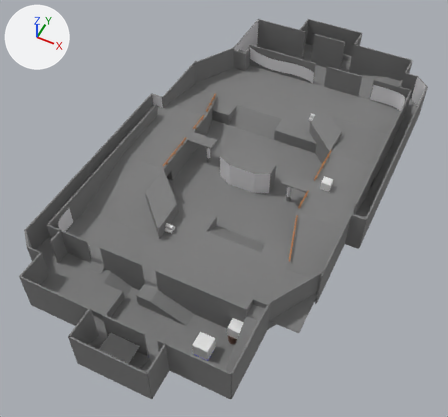
A saved change to the glTF model Assets/World/LevelModules/CanvasMap.glb.
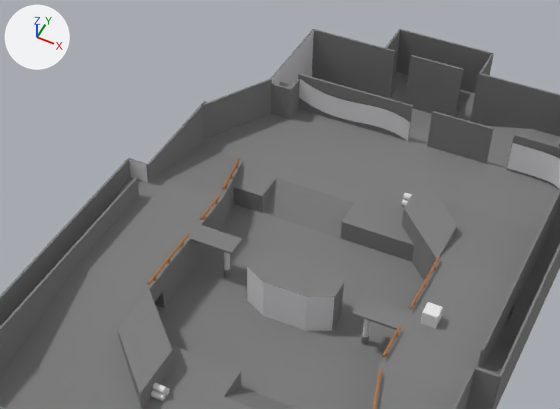
There are two pictures of each version: one whole from a 50 mm lens placed at (26.0, -59.8, 66.5), pointed at (-2.4, -3.0, -4.5), one close up on the part from 17% to 89% of the width and 0% to 57% of the height. The lights are fixed; the arrows at upper left show +X, +Y and +Z. Where no turn or scale is listed for an object, it has been applied to the vertices.
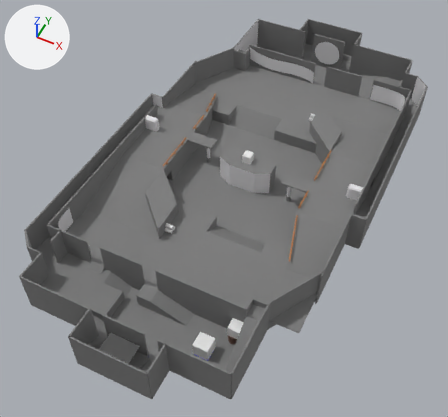
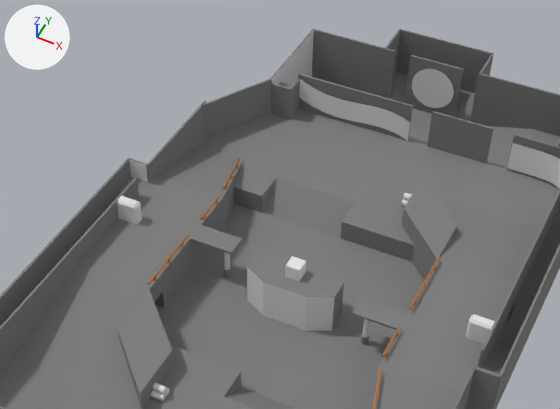
Where the change shows, as pixel boxes [x1, y1, x2, y2] in the close-ups (560 x 409 px):
'Circle.001', added: after [412, 69, 454, 108]
'SO_FLAG_SPAWN_COMMON', moved: before [421, 302, 443, 329]; after [285, 256, 306, 281]
'Cube', added: after [466, 314, 495, 344]
'Cube.050', added: after [117, 196, 142, 224]

The edits, one by one:
Material 'Mirror.001' (mat_mirror_001) is new.
Its base color is (0.788, 0.776, 0.8) (white #e6e4e7).
Its roughness is 0.0.
Mesh me_cube_043 is new.
It has 16 vertices, 28 faces and spans x -1.0..1.0, y -0.5..0.5, z -1.0..1.0.
It uses material mat_mirror_001 (white #e6e4e7).
Mesh me_cube is new.
It has 16 vertices, 28 faces and spans x -1.0..1.0, y -0.5..0.5, z -1.0..1.0.
It uses material mat_mirror (white #e6e4e7).
Mesh me_circle_001 is new.
It has 32 vertices, 30 faces and spans x -2.25..2.25, y 0.0, z -2.25..2.25.
It uses material mat_mirror (white #e6e4e7).
Object 'SO_FLAG_SPAWN_COMMON' (ob_so_flag_spawn_common) moves from (11.98, 0.0, 4.64) to (0.0, 0.0, 4.64).
Object 'Cube.050' (ob_cube_050) is new; it shows me_cube_043.
Its location is (-16.0, 0.0, 4.99).
Object 'Cube' (ob_cube) is new; it shows me_cube.
Its location is (16.0, 0.0, 4.99).
Object 'Circle.001' (ob_circle_001) is new; it shows me_circle_001.
Its location is (0.5, 31.84, 3.0).
